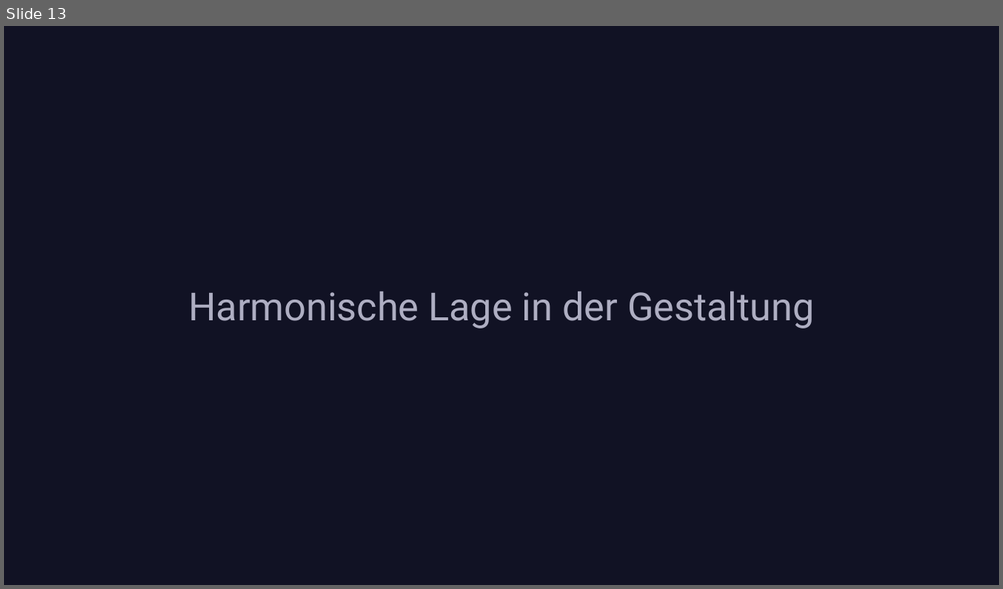
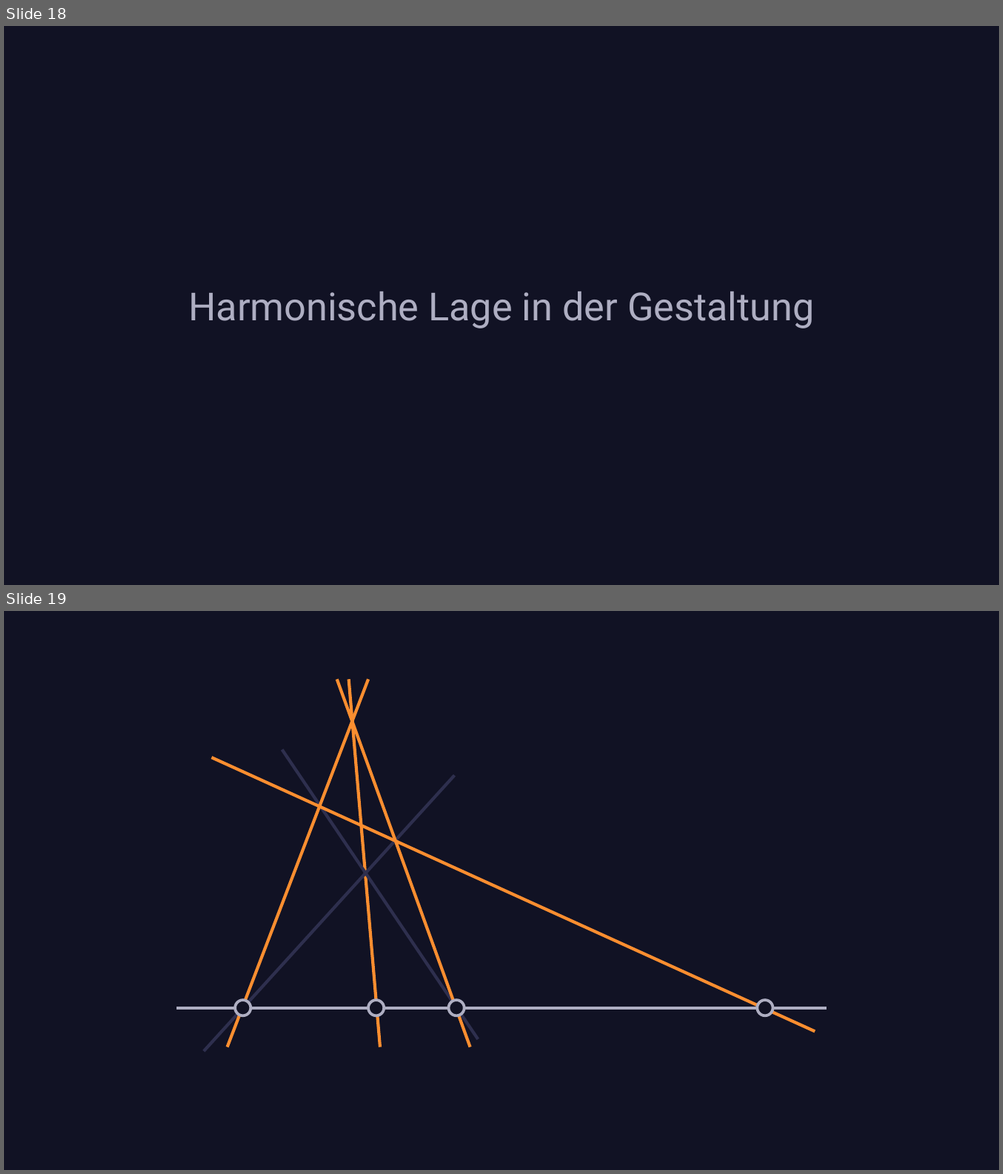
Before and after one commit to nefl1011/Harmonische-Lage, a slide deck: Harmonische Lage.pptx. Shown one above the other, each under a label of ours: slide 13 before the commit, slides 18 and 19 after it. The pictures are 1003x589 and 1003x1174 pixels, drawn with LibreOffice and Linux fonts; fonts in the diff are those of the drawing. Boxes give left, top, right and bottom in pixels: in the first picture for what was removed or moved away, otherwise in the second. Text is boxed around its words. In the diff, an @@ line names an element or a change of style, - is before the commit and + after.

```diff
--- a/Harmonische Lage.pptx
+++ b/Harmonische Lage.pptx
@@ slide 19 added at (4,611,999,1170), background #111224 @@
@@ line added from (368, 680) to (227, 1048), #FA8E31 2.25 pt @@
@@ line added from (337, 680) to (470, 1048), #FA8E31 2.25 pt @@
@@ line added from (348, 680) to (380, 1048), #FA8E31 2.25 pt @@
@@ line added from (212, 758) to (814, 1032), #FA8E31 2.25 pt @@
@@ line added from (282, 750) to (478, 1039), #2E2F4E 2.25 pt @@
@@ line added from (455, 775) to (204, 1051), #2E2F4E 2.25 pt @@
@@ line added from (176, 1008) to (826, 1008), #AEAEC2 2.25 pt @@
@@ ellipse added at (235,1000,250,1016), fill #111224, outline #AEAEC2 2 pt @@
@@ ellipse added at (368,1000,384,1016), fill #111224, outline #AEAEC2 2 pt @@
@@ ellipse added at (449,1000,464,1016), fill #111224, outline #AEAEC2 2 pt @@
@@ ellipse added at (757,1000,773,1016), fill #111224, outline #AEAEC2 2 pt @@
@@ what was slide 13 is now slide 18 @@
```
Also in this commit, not shown: 10 slides changed, 6 other slides added.
